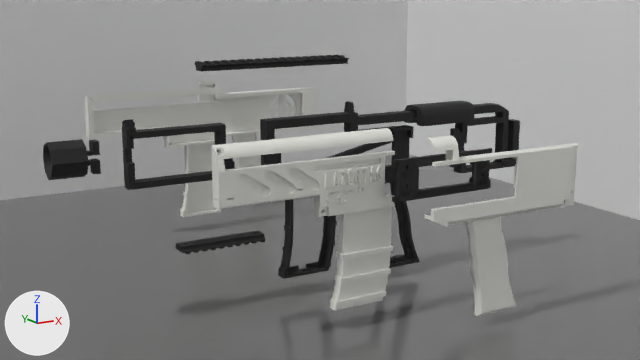
The Blender file Stage.blend as it was, and as the next commit left it.
Both versions are drawn from the file's camera 'Camera'. Lighting does not change. The marker at lower left points along +X, +Y and +Z.

Names of what the first picture shows: 'Cube', 'Cube.001', 'Cube.002', 'bottom_rail', 'frame_front', 'frame_middle', 'frame_rear', 'front_left_cover', 'front_right_cover', 'ir_out_housing', 'lcd_bezel', 'rear_left_cover', 'rear_right_cover', 'slider', 'top_rail'.
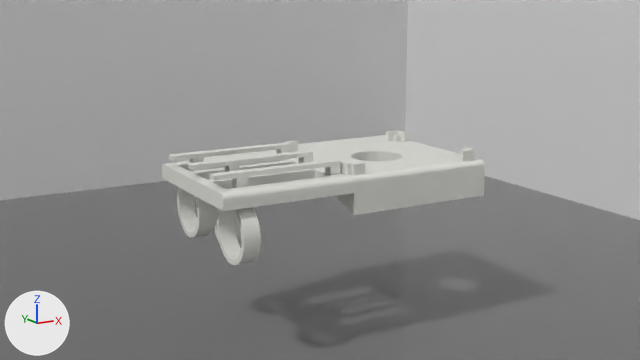
Boxes [x1, y1, x2, y2] around the edits, measured in the pictures (640 x 360 px):
'All', added: after [162, 130, 485, 265]
'front_left_cover', hidden: before [211, 128, 395, 310]
'rear_left_cover', hidden: before [425, 135, 578, 316]
'front_right_cover', hidden: before [85, 87, 224, 217]
'frame_middle', hidden: before [260, 101, 420, 279]
'rear_right_cover', hidden: before [198, 80, 317, 168]
'frame_front', hidden: before [122, 119, 235, 190]
'lcd_bezel', hidden: before [392, 148, 492, 202]
'frame_rear', hidden: before [449, 103, 520, 173]
'ir_out_housing', hidden: before [43, 139, 101, 180]
'top_rail', hidden: before [195, 54, 349, 72]
'slider', hidden: before [404, 101, 474, 126]
'bottom_rail', hidden: before [176, 231, 265, 254]

The edits, one by one:
Mesh me_all is new.
It has 1206 vertices, 2432 faces and spans x -4.3..82.0, y 0.0..135.0, z -25.7..13.8.
It uses material mat_whitepla (white #e7e7e0).
Object 'frame_front' (ob_frame_front) is now hidden.
Object 'frame_middle' (ob_frame_middle) is now hidden.
Object 'frame_rear' (ob_frame_rear) is now hidden.
Object 'ir_out_housing' (ob_ir_out_housing) is now hidden.
Object 'rear_left_cover' (ob_rear_left_cover) is now hidden.
Object 'front_left_cover' (ob_front_left_cover) is now hidden.
Object 'front_right_cover' (ob_front_right_cover) is now hidden.
Object 'rear_right_cover' (ob_rear_right_cover) is now hidden.
Object 'bottom_rail' (ob_bottom_rail) is now hidden.
Object 'lcd_bezel' (ob_lcd_bezel) is now hidden.
Object 'slider' (ob_slider) is now hidden.
Object 'top_rail' (ob_top_rail) is now hidden.
Object 'All' (ob_all) is new; it shows me_all.
Its location is (-0.0858, -0.1441, 0.0349).
Its rotation in degrees is (0, 0, 90).
Its scale is (0.000396, 0.000396, 0.000396).
